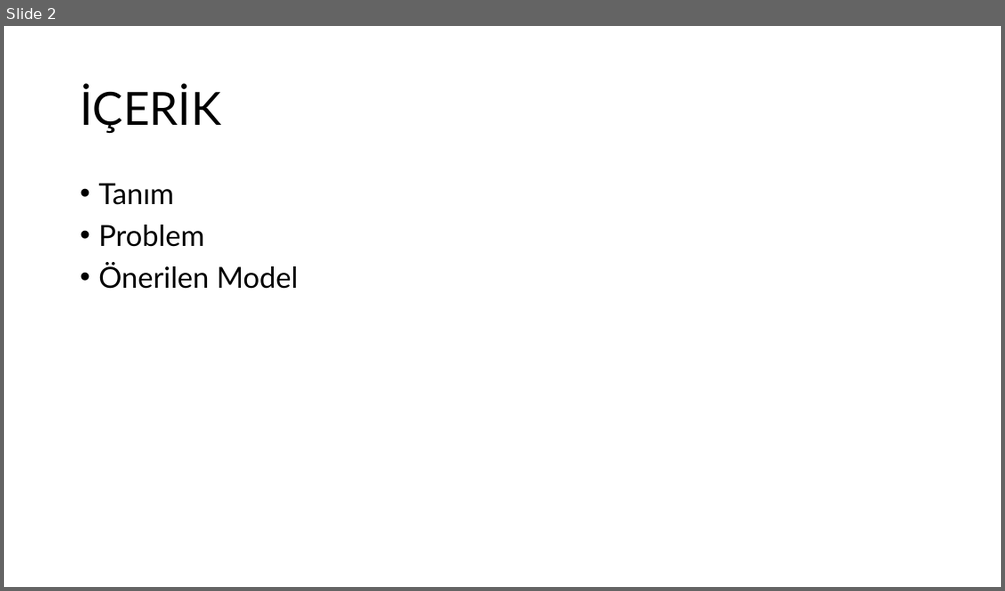
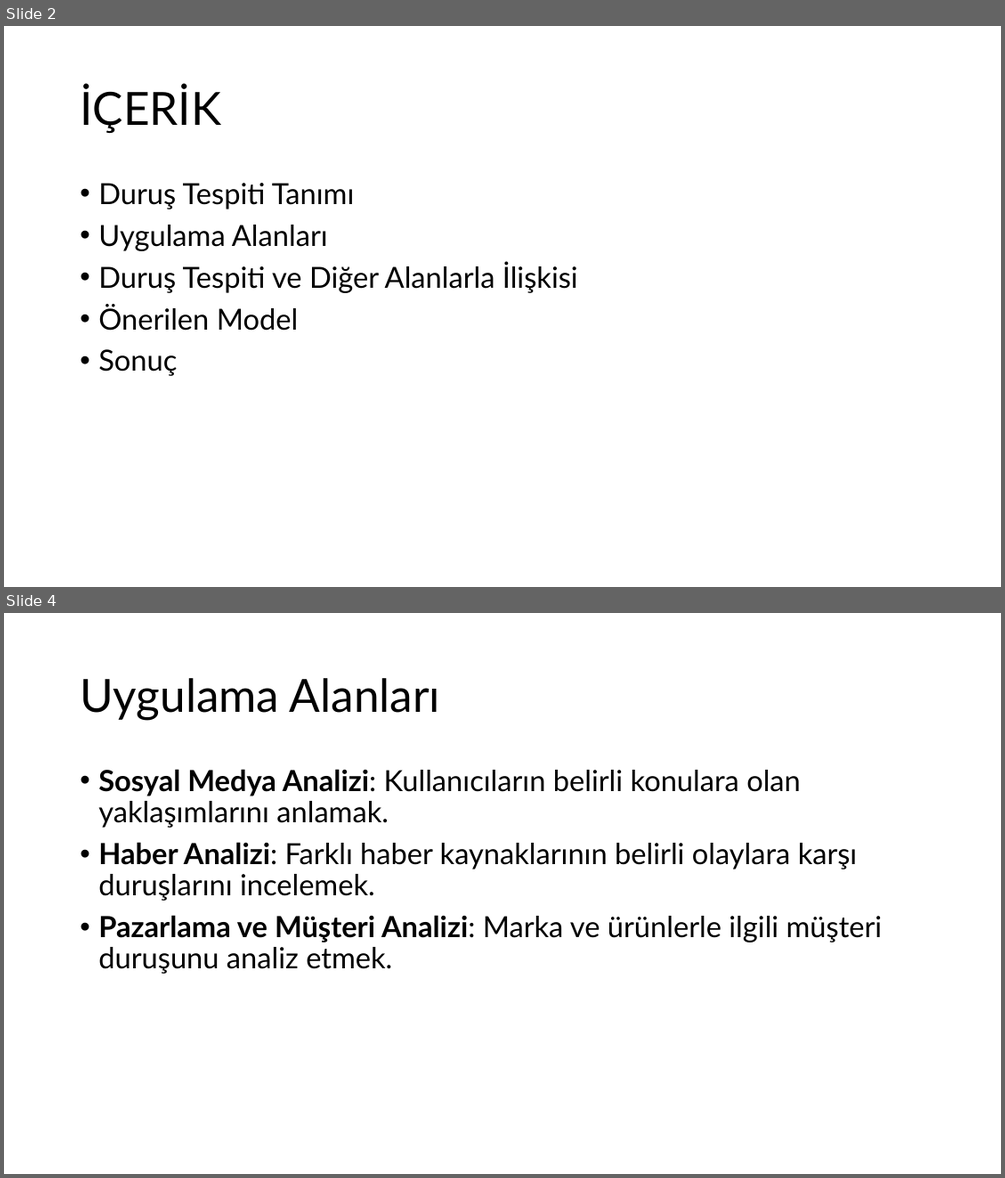
Before and after one commit to okanakvec/stance, a slide deck: ibrahim okan akvec seminer sunum.pptx. Shown one above the other, each under a label of ours: slide 2 before the commit, slides 2 and 4 after it; the slides between them are not shown. The pictures are 1005x591 and 1005x1178 pixels, drawn with LibreOffice and Linux fonts; fonts in the diff are those of the drawing. Boxes give left, top, right and bottom in pixels: in the first picture for what was removed or moved away, otherwise in the second. Text is boxed around its words. In the diff, an @@ line names an element or a change of style, - is before the commit and + after.

```diff
--- a/ibrahim okan akvec seminer sunum.pptx
+++ b/ibrahim okan akvec seminer sunum.pptx
@@ slide 4 added at <box>4,613,1001,1174</box>, background #FFFFFF @@
@@ title added at <box>80,678,441,720</box>, 44 pt, text #000000 @@
+Uygulama Alanları
@@ text added at <box>98,769,882,973</box>, 28 pt, text #000000 @@
+• Sosyal Medya Analizi: Kullanıcıların belirli konulara olan yaklaşımlarını anlamak.
+• Haber Analizi: Farklı haber kaynaklarının belirli olaylara karşı duruşlarını incelemek.
+• Pazarlama ve Müşteri Analizi: Marka ve ürünlerle ilgili müşteri duruşunu analiz etmek.
@@ slide 2 changed as well @@
@@ text at <box>98,183,578,293</box>: text changed @@
-• Tanım
-• Problem
+• Duruş Tespiti Tanımı
+• Uygulama Alanları
+• Duruş Tespiti ve Diğer Alanlarla İlişkisi
@@ text at <box>98,349,177,376</box>: paragraph added @@
+• Sonuç
```
Also in this commit, not shown: 2 other slides changed, 4 other slides added, 5 slides removed, 2 other files.
